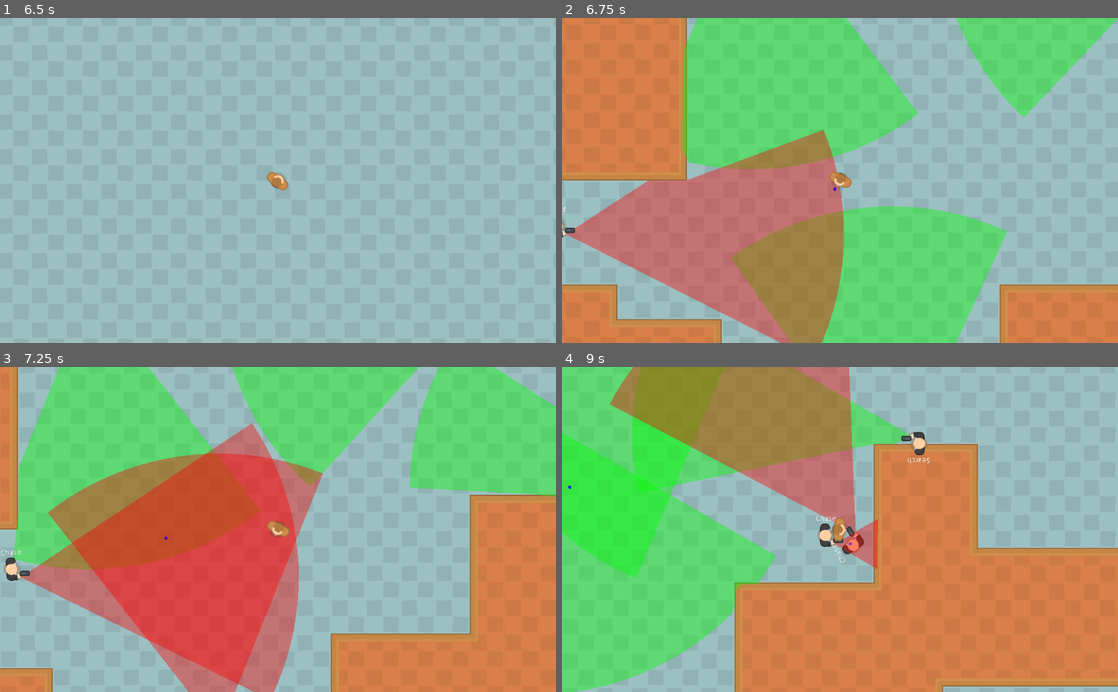
Above: before the commit, frames 1-4 (two rows, left to right).
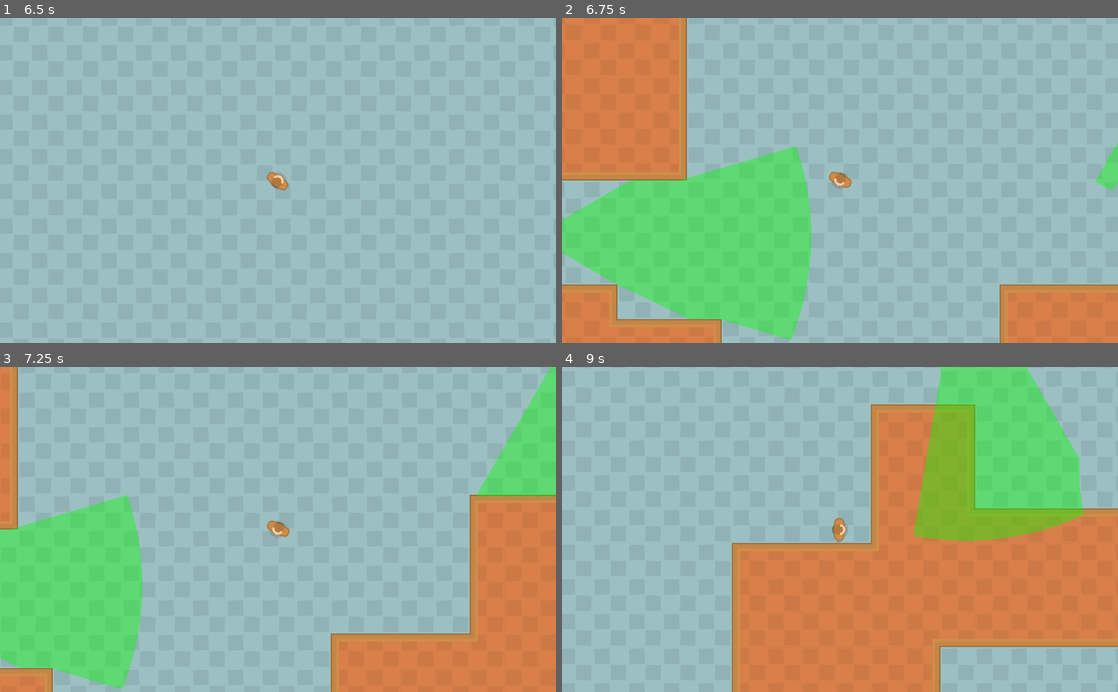
Above: after the commit, the same moments.

Repository: ChewieCB/LD52
Game: Godot game, scene res://src/levels/TestScene.tscn
Same seed, same stepped clock (60 frames per second), same inputs: the game is played once before the commit and once after it.
Inputs (mouse positions are in pixels of both pictures, inside the frame that each line leads up to):
- Up to frame 1 (6.5 s): tap Enter at 0.5 s; move the mouse to (250, 245) at 0.52 s; hold W (move_up) 0.53-2.03 s; move the mouse to (444, 229) at 1.27 s; move the mouse to (111, 131) at 2.02 s; hold A (move_left) 2.03-3.53 s; move the mouse to (305, 180) at 2.77 s; move the mouse to (194, 99) at 3.52 s; hold S (move_down) 3.53-4.28 s; move the mouse to (400, 164) at 4.27 s; hold D (move_right) 4.28-5.03 s; move the mouse to (166, 196) at 5.02 s; hold W (move_up) 5.03-5.78 s; move the mouse to (333, 109) at 5.77 s; hold D (move_right) from 5.78 s (still down)
- Up to frame 2 (6.75 s): keep holding D (move_right); tap R (reset) at 6.5 s; move the mouse to (812, 245) at 6.52 s
- Up to frame 3 (7.25 s): keep holding D (move_right)
- Up to frame 4 (9 s): move the mouse to (1006, 578) at 7.27 s; move the mouse to (673, 480) at 8.02 s; release D (move_right) at 8.03 s; hold S (move_down) 8.03-8.78 s; move the mouse to (867, 529) at 8.77 s; hold A (move_left) from 8.78 s (still down)

Frame 1 is identical in both runs. In frame 2, 52% of the frame differs, in the area x 0-100%, y 0-100%; in frame 3, 55%; in frame 4, 61%.

Commit message:
Fixed enemies getting stuck in Search state when reloading scene

Diff:
--- a/src/enemy/base_enemy.gd
+++ b/src/enemy/base_enemy.gd
@@ -40,8 +40,7 @@
 func _ready():
 	state_machine = $StateMachine
 	state_label = $StateLabel
-	detection_area_shape.radius = DETECT_RADIUS * cell_size
-	stop_area_shape = NEAR_RADIUS * cell_size
+
 
 
 # Drawing the FOV
@@ -123,7 +122,8 @@
 			target = null
 			draw_colour = GREEN
 			player_last_seen_position = body.global_position
-			state_machine.transition_to("Movement/Search")
+			if state_machine.state == $StateMachine/Movement/Chase:
+				state_machine.transition_to("Movement/Search")
 
 #
 #func _on_StopArea_body_entered(body):
Not shown: 2 places in src/enemy/BaseEnemy.tscn that only renumber resources
